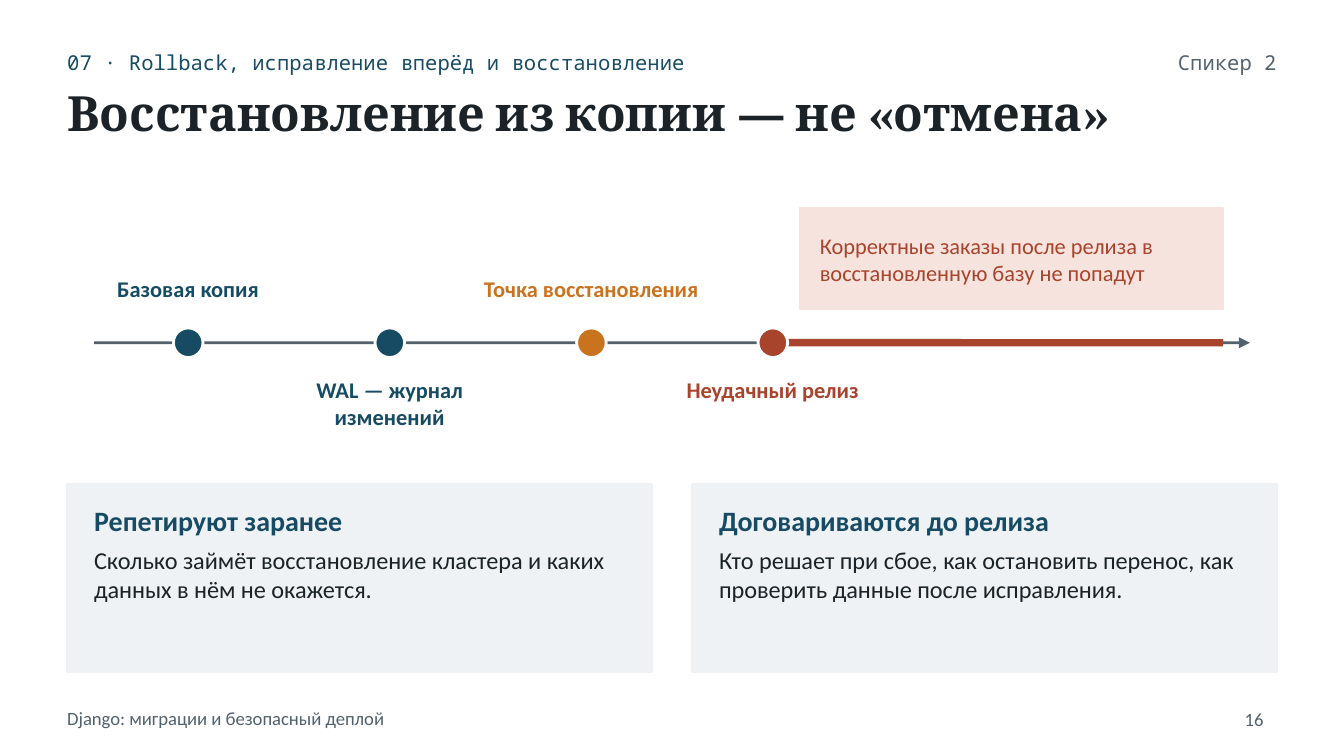
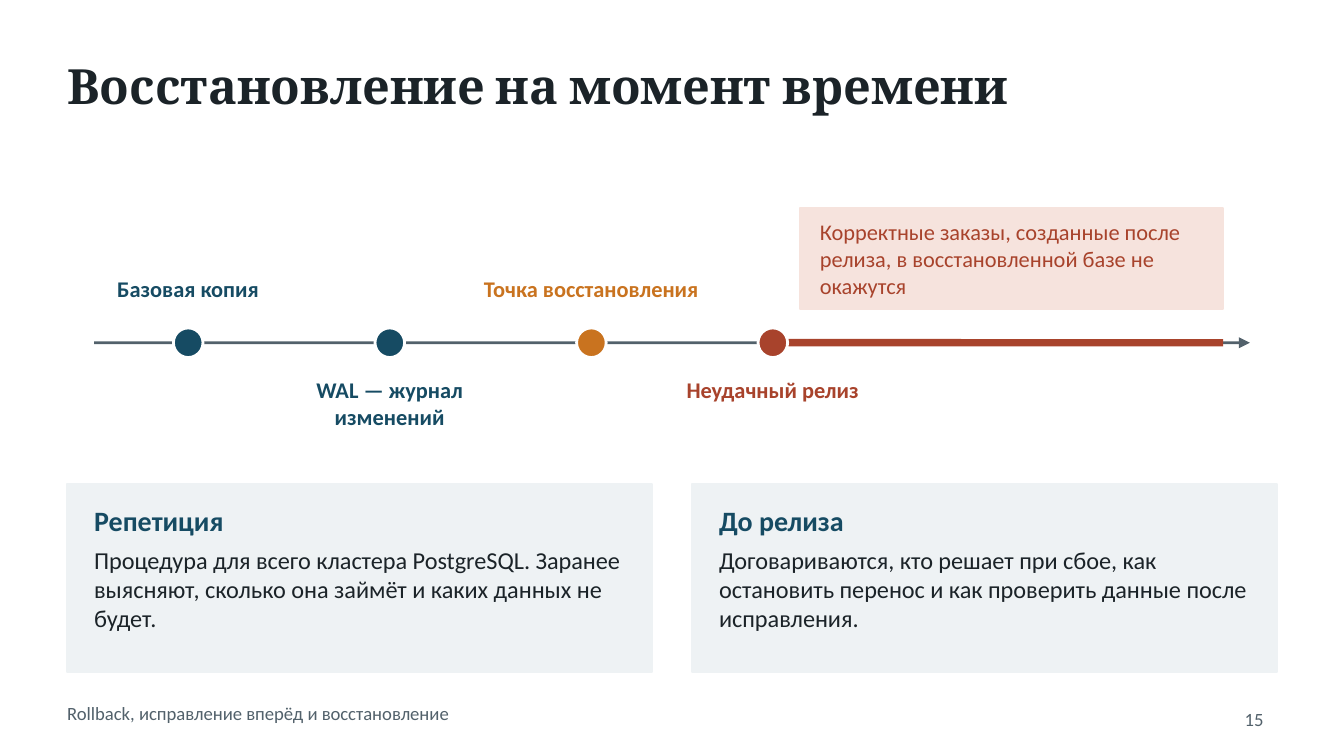
Before and after one commit to Aalerti/django-migrations-report, a slide deck: slide 15 of django_migrations_presentation.pptx (slide 16 before the commit). Drawn at 1344x756 pixels with LibreOffice and Linux fonts; fonts in the diff are those of the drawing. Boxes give left, top, right and bottom in pixels: in the first picture for what was removed or moved away, otherwise in the second. Text is boxed around its words. In the diff, an @@ line names an element or a change of style, - is before the commit and + after.

```diff
--- a/django_migrations_presentation.pptx
+++ b/django_migrations_presentation.pptx
@@ text removed at (x1=1178, y1=55, x2=1276, y2=75) @@
-Спикер 2
@@ title added at (x1=67, y1=69, x2=1008, y2=116), 26 pt, text #1B2328, bold @@
+Восстановление на момент времени
@@ title removed at (x1=67, y1=96, x2=1082, y2=132) @@
-Восстановление из копии — не «отмена»
@@ text at (x1=820, y1=225, x2=1180, y2=298): text changed @@
-Корректные заказы после релиза в восстановленную базу не попадут
+Корректные заказы, созданные после релиза, в восстановленной базе не окажутся
@@ text at (x1=94, y1=513, x2=620, y2=631): text changed @@
-Репетируют заранее
-Сколько займёт восстановление кластера и каких данных в нём не окажется.
+Репетиция
+Процедура для всего кластера PostgreSQL. Заранее выясняют, сколько она займёт и каких данных не будет.
@@ text at (x1=719, y1=513, x2=1247, y2=631): text changed @@
-Договариваются до релиза
-Кто решает при сбое, как остановить перенос, как проверить данные после исправления.
+До релиза
+Договариваются, кто решает при сбое, как остановить перенос и как проверить данные после исправления.
@@ text at (x1=67, y1=707, x2=449, y2=723): text changed; size 11 to 10 pt; font Noto Sans Mono to Calibri; text colour #164B63 to #52616B @@
-07 · Rollback, исправление вперёд и восстановление
+Rollback, исправление вперёд и восстановление
@@ text "Rollback, исправление вперёд и восстановление" at (x1=67, y1=707, x2=449, y2=723): vertical alignment middle to top @@
@@ text removed at (x1=67, y1=712, x2=385, y2=728) @@
-Django: миграции и безопасный деплой
@@ page number at (x1=1245, y1=714, x2=1264, y2=726): text changed @@
-16
+15
```
Also in this commit, not shown: 17 other slides changed, 2 slides added, 3 slides removed, 1 other file.
